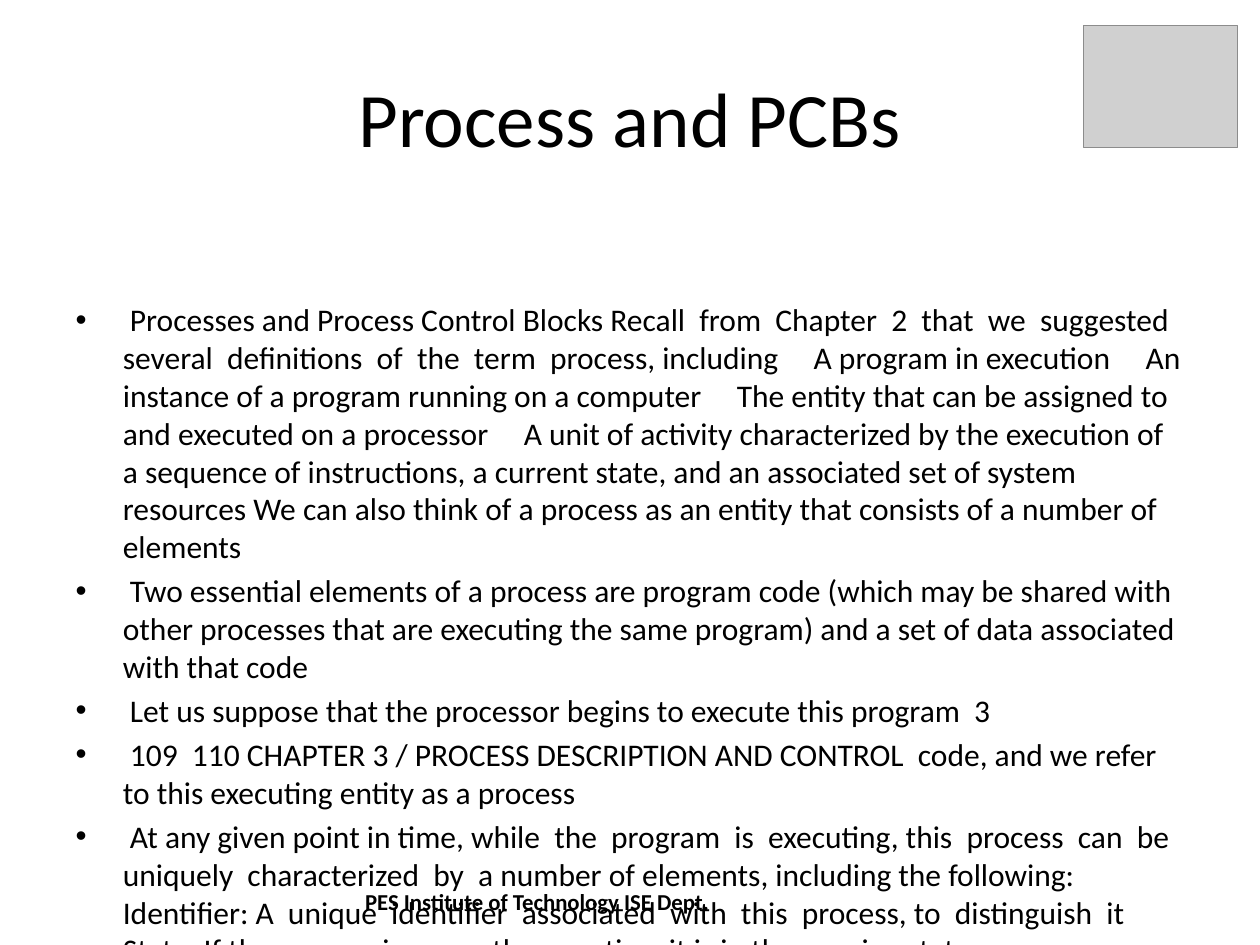
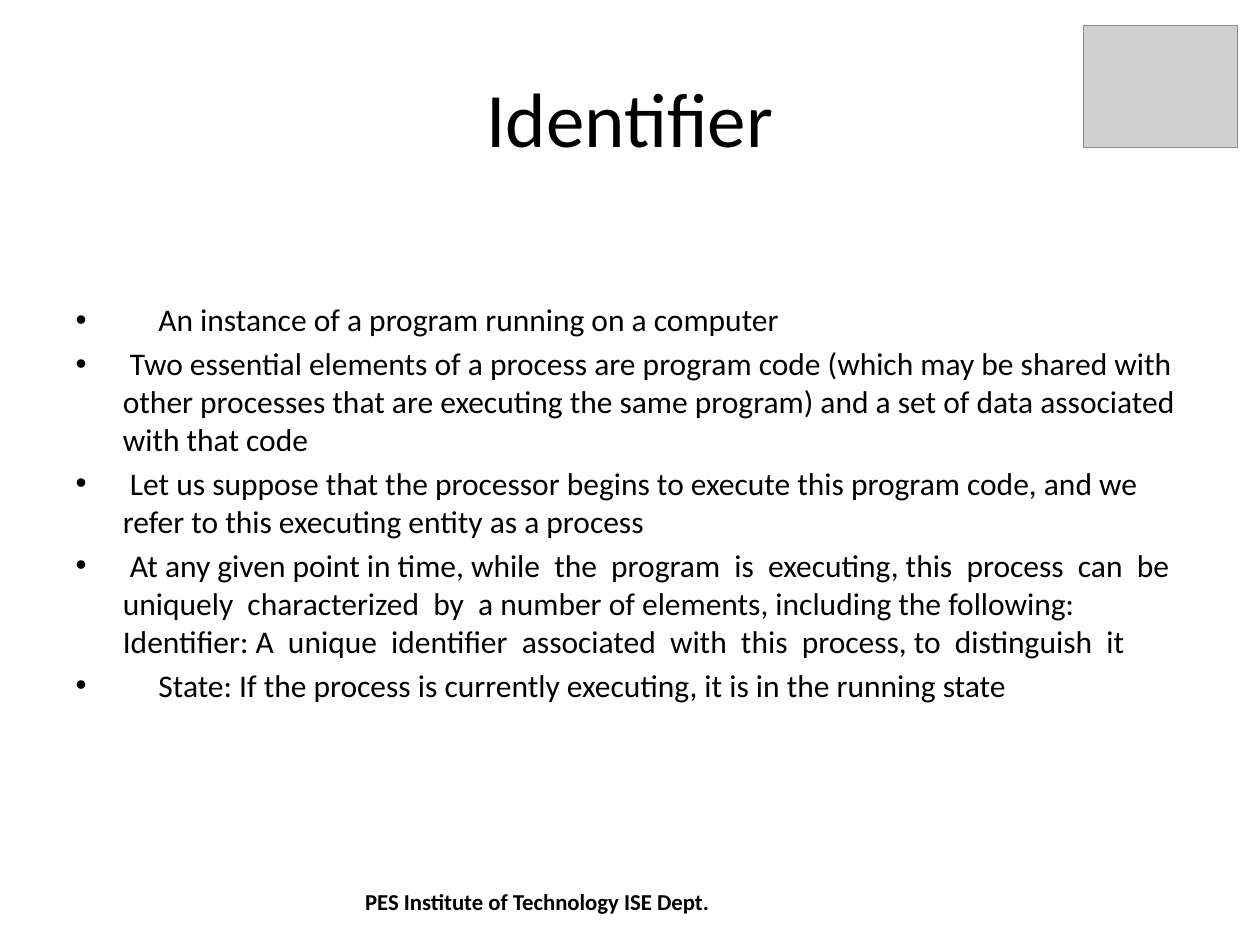
Before and after one commit to shreyasrkarthik/AutomaticSlidesGeneration, a slide deck: slide 6 of prototype/src/process.pptx. Drawn at 1260x945 pixels with LibreOffice and Linux fonts; fonts in the diff are those of the drawing; grey boxes stand for pictures. Boxes give left, top, right and bottom in pixels: in the first picture for what was removed or moved away, otherwise in the second. Text is boxed around its words. In the diff, an @@ line names an element or a change of style, - is before the commit and + after.

Commit message:
Using Keywords as title for individual slides

```diff
--- a/prototype/src/process.pptx
+++ b/prototype/src/process.pptx
@@ title at box(486, 93, 772, 148): text changed @@
-Process and PCBs
+Identifier
@@ text at box(158, 309, 779, 337): text changed @@
-• Processes and Process Control Blocks Recall from Chapter 2 that we suggested several definitions of the term process, including A program in execution An instance of a program running on a computer The entity that can be assigned to and executed on a processor A unit of activity characterized by the execution of a sequence of instructions, a current state, and an associated set of system resources We can also think of a process as an entity that consists of a number of elements
+• An instance of a program running on a computer
@@ text at box(123, 473, 1169, 703): text changed @@
-• Let us suppose that the processor begins to execute this program 3
-• 109 110 CHAPTER 3 / PROCESS DESCRIPTION AND CONTROL code, and we refer to this executing entity as a process
-• At any given point in time, while the program is executing, this process can be uniquely characterized by a number of elements, including the following: Identifier: A unique identifier associated with this process, to distinguish it State: If the process is currently executing, it is in the running state
+• Let us suppose that the processor begins to execute this program code, and we refer to this executing entity as a process
+• At any given point in time, while the program is executing, this process can be uniquely characterized by a number of elements, including the following: Identifier: A unique identifier associated with this process, to distinguish it
+• State: If the process is currently executing, it is in the running state
```
Also in this commit, not shown: 5 other slides changed, 19 slides removed, 1 other file.
